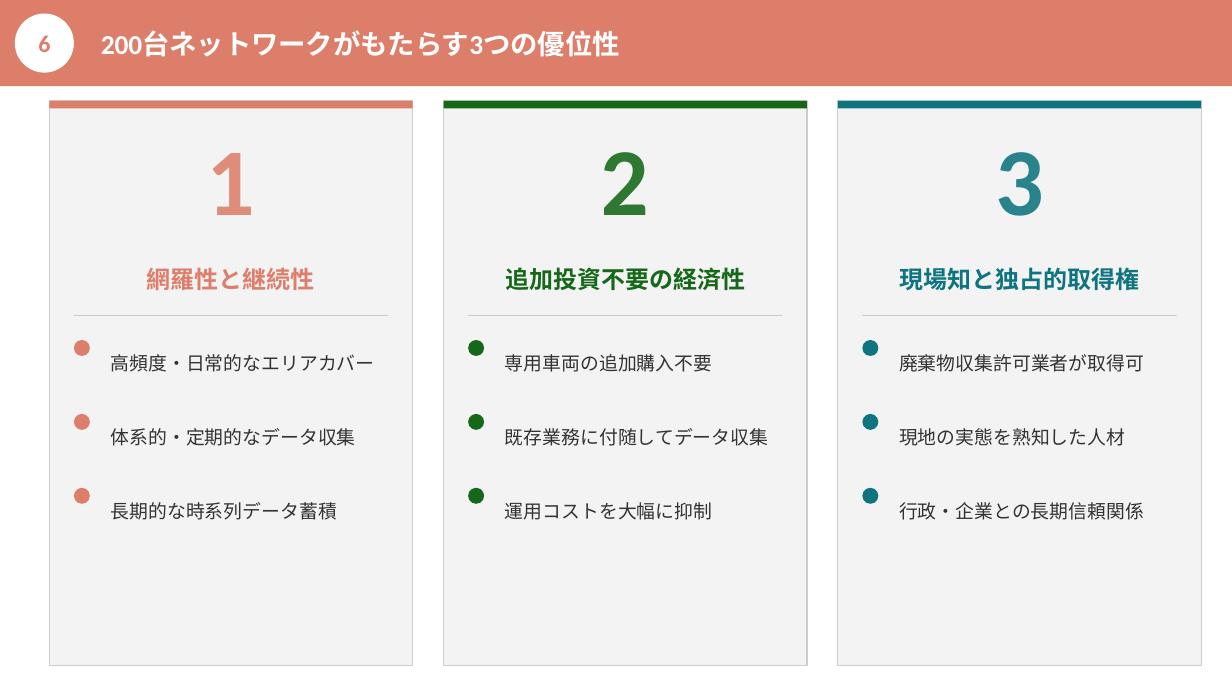
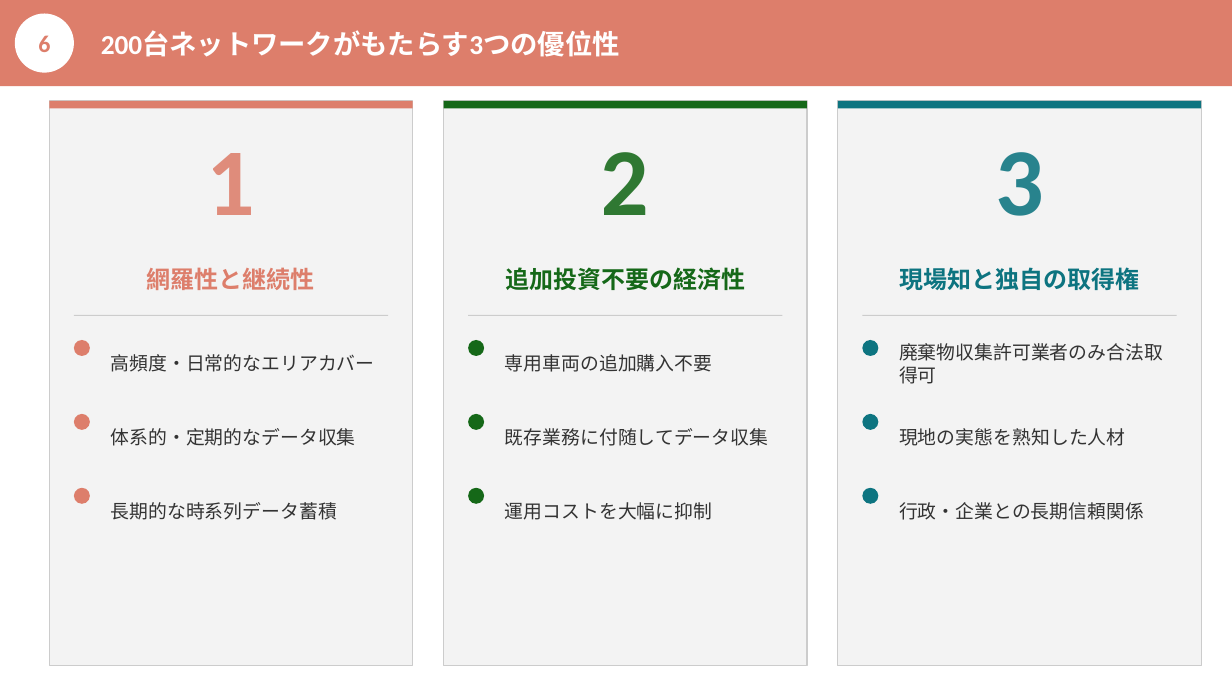
Before and after one commit to monomapblog-ui/sacure, a slide deck: slide 8 of 川崎市_統合提案資料_v2.pptx. Drawn at 1232x693 pixels with LibreOffice and Linux fonts; fonts in the diff are those of the drawing. Boxes give left, top, right and bottom in pixels: in the first picture for what was removed or moved away, otherwise in the second. Text is boxed around its words. In the diff, an @@ line names an element or a change of style, - is before the commit and + after.

```diff
--- a/川崎市_統合提案資料_v2.pptx
+++ b/川崎市_統合提案資料_v2.pptx
@@ text at (899, 267, 1139, 290): text changed @@
-現場知と独占的取得権
+現場知と独自の取得権
@@ text at (899, 343, 1163, 384): text changed @@
-廃棄物収集許可業者が取得可
+廃棄物収集許可業者のみ合法取得可
```
Also in this commit, not shown: 2 other slides changed, 2 other files.
